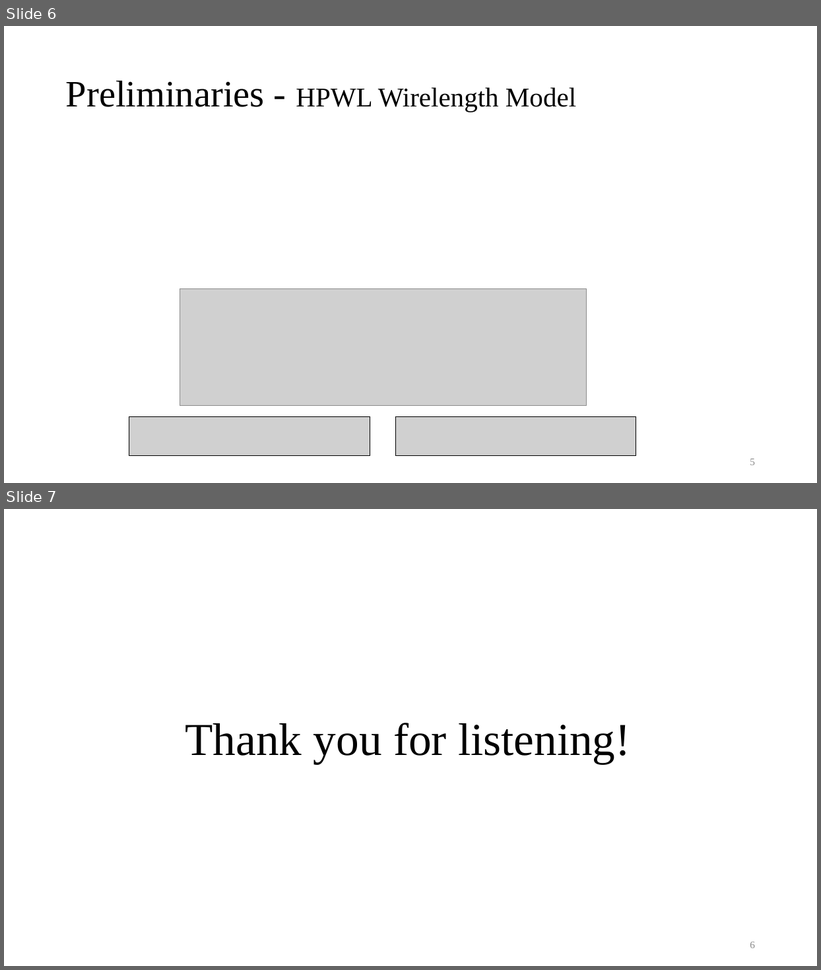
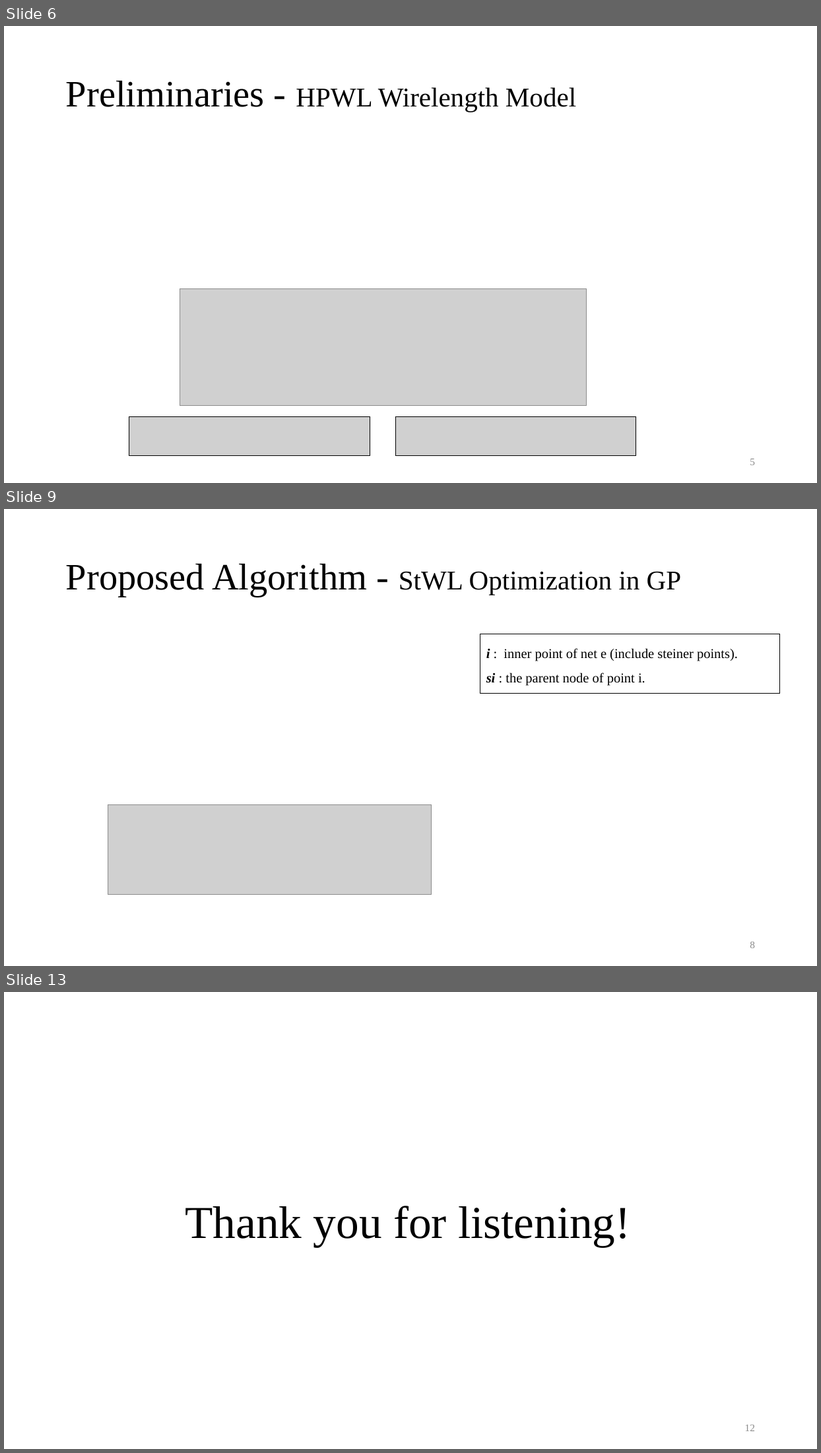
Before and after one commit to Pacific-Feng-Studuies/Studied-Papers, a slide deck: GM/Placement/An Analytical Placement Algorithm with Routing topology Optimization/An Analytical Placement Algorithm with Routing topology Optimization.pptx. Shown one above the other, each under a label of ours: slides 6 and 7 before the commit, slides 6, 9 and 13 after it; the slides between them are not shown. The pictures are 821x970 and 821x1453 pixels, drawn with LibreOffice and Linux fonts; fonts in the diff are those of the drawing; grey boxes stand for pictures. Boxes give left, top, right and bottom in pixels: in the first picture for what was removed or moved away, otherwise in the second. Text is boxed around its words. In the diff, an @@ line names an element or a change of style, - is before the commit and + after.

```diff
--- a/GM/Placement/An Analytical Placement Algorithm with Routing topology Optimization/An Analytical Placement Algorithm with Routing topology Optimization.pptx
+++ b/GM/Placement/An Analytical Placement Algorithm with Routing topology Optimization/An Analytical Placement Algorithm with Routing topology Optimization.pptx
@@ slide 9 added at box(4, 509, 817, 966), background #FFFFFF @@
@@ title added at box(66, 563, 681, 597), 32 pt, text #000000 @@
+Proposed Algorithm - StWL Optimization in GP
@@ rectangle added at box(481, 634, 781, 694), outline #000000 0.75 pt, 16 pt, text #000000 @@
+i : inner point of net e (include steiner points).
+si : the parent node of point i.
@@ picture added at box(108, 805, 432, 894) @@
@@ page number added at box(750, 942, 755, 949), 12 pt, text #8C8C8C @@
+8
@@ what was slide 7 is now slide 13 @@
@@ page number at box(745, 1425, 755, 1432): text changed @@
-6
+12
```
Also in this commit, not shown: 2 slides changed, 5 other slides added.
